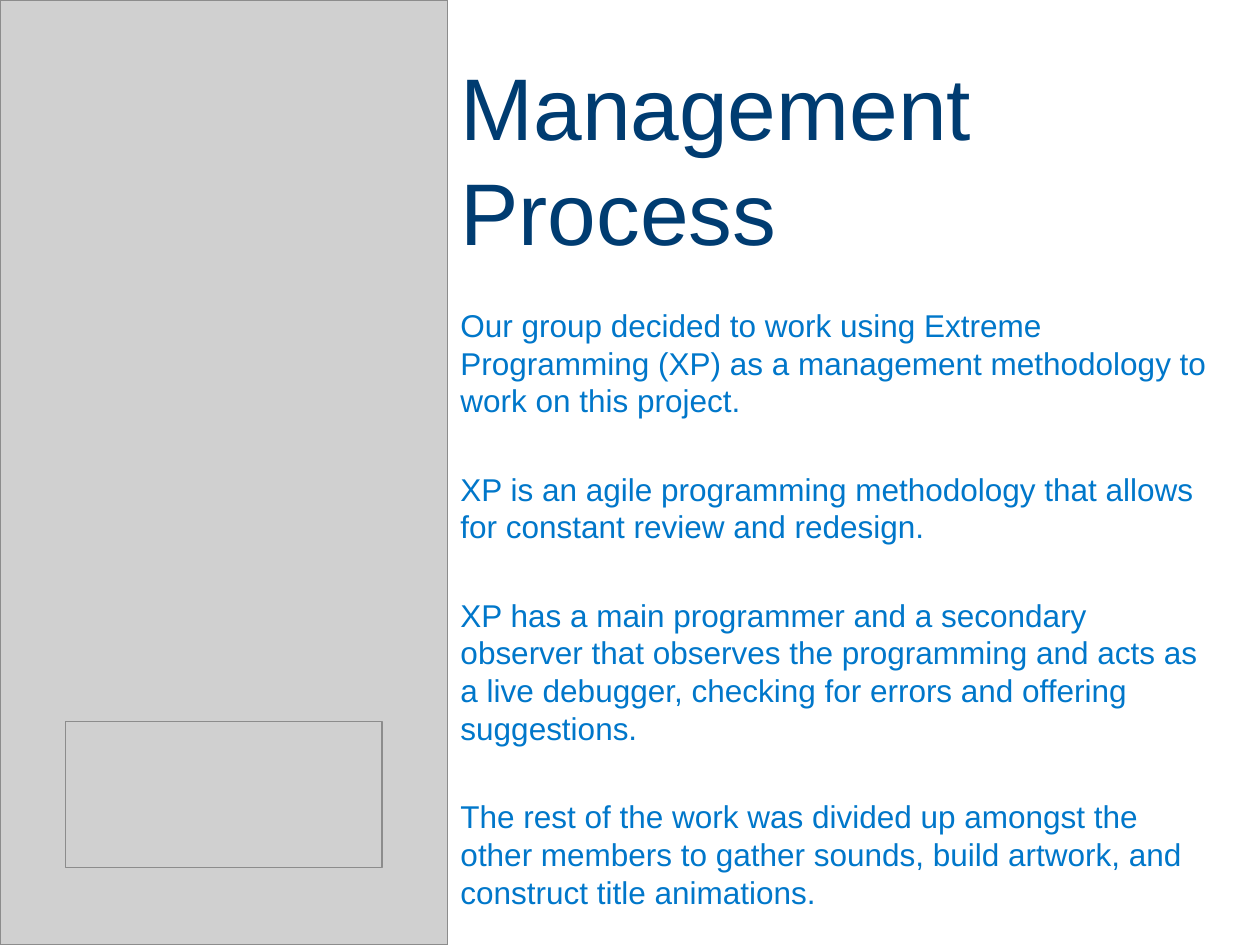
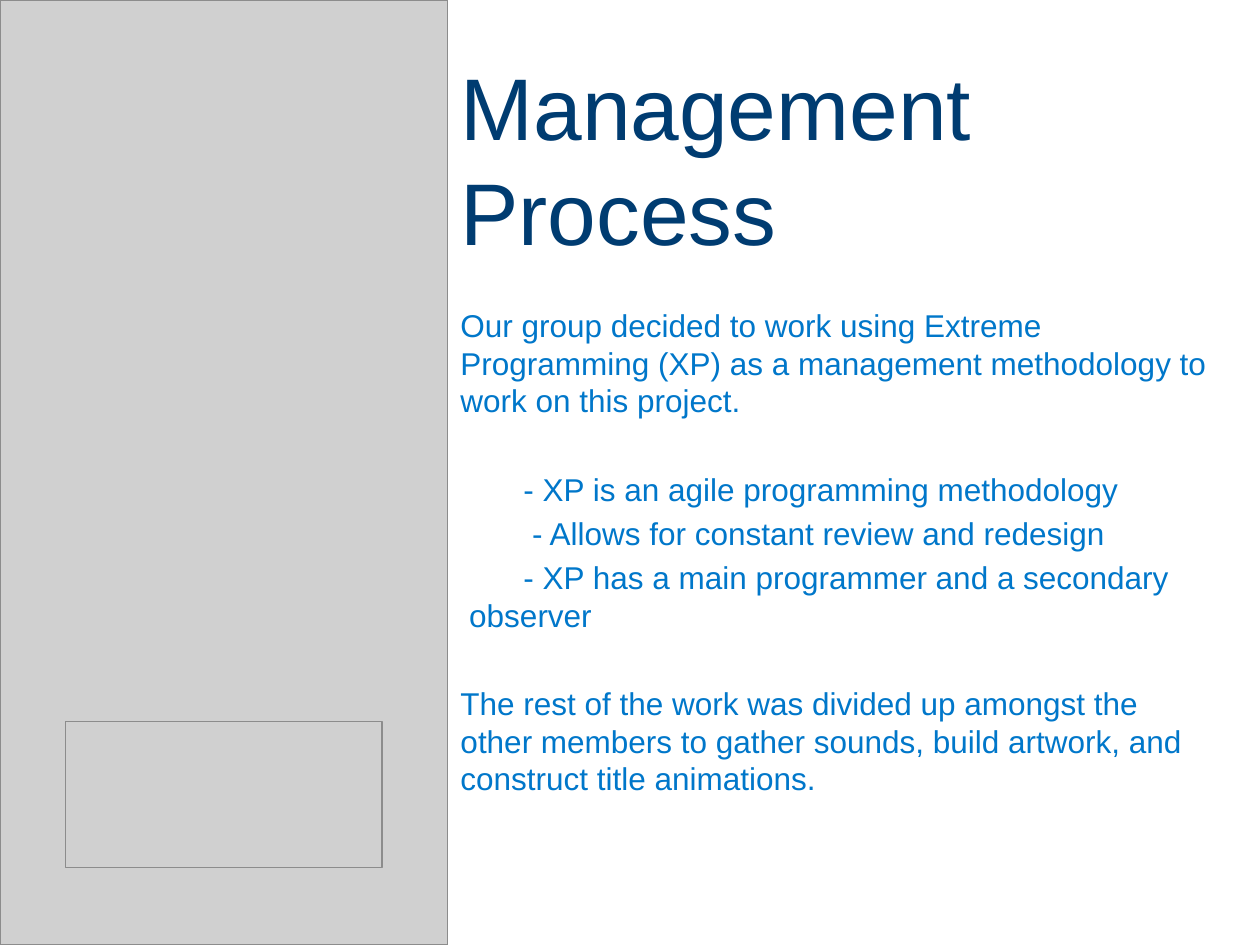
Before and after one commit to sealneaward/bob-the-bunny, a slide deck: slide 6 of Presentation/Bob The Bunny.pptx. Drawn at 1260x945 pixels with LibreOffice and Linux fonts; fonts in the diff are those of the drawing; grey boxes stand for pictures. Boxes give left, top, right and bottom in pixels: in the first picture for what was removed or moved away, otherwise in the second. Text is boxed around its words. In the diff, an @@ line names an element or a change of style, - is before the commit and + after.

```diff
--- a/Presentation/Bob The Bunny.pptx
+++ b/Presentation/Bob The Bunny.pptx
@@ subtitle at <box>469,478,1168,628</box>: text changed @@
-XP is an agile programming methodology that allows for constant review and redesign.
-XP has a main programmer and a secondary observer that observes the programming and acts as a live debugger, checking for errors and offering suggestions.
+- XP is an agile programming methodology
+- Allows for constant review and redesign
+- XP has a main programmer and a secondary observer
```
Also in this commit, not shown: 6 other slides changed, 2 slides added, 1 slide removed.
